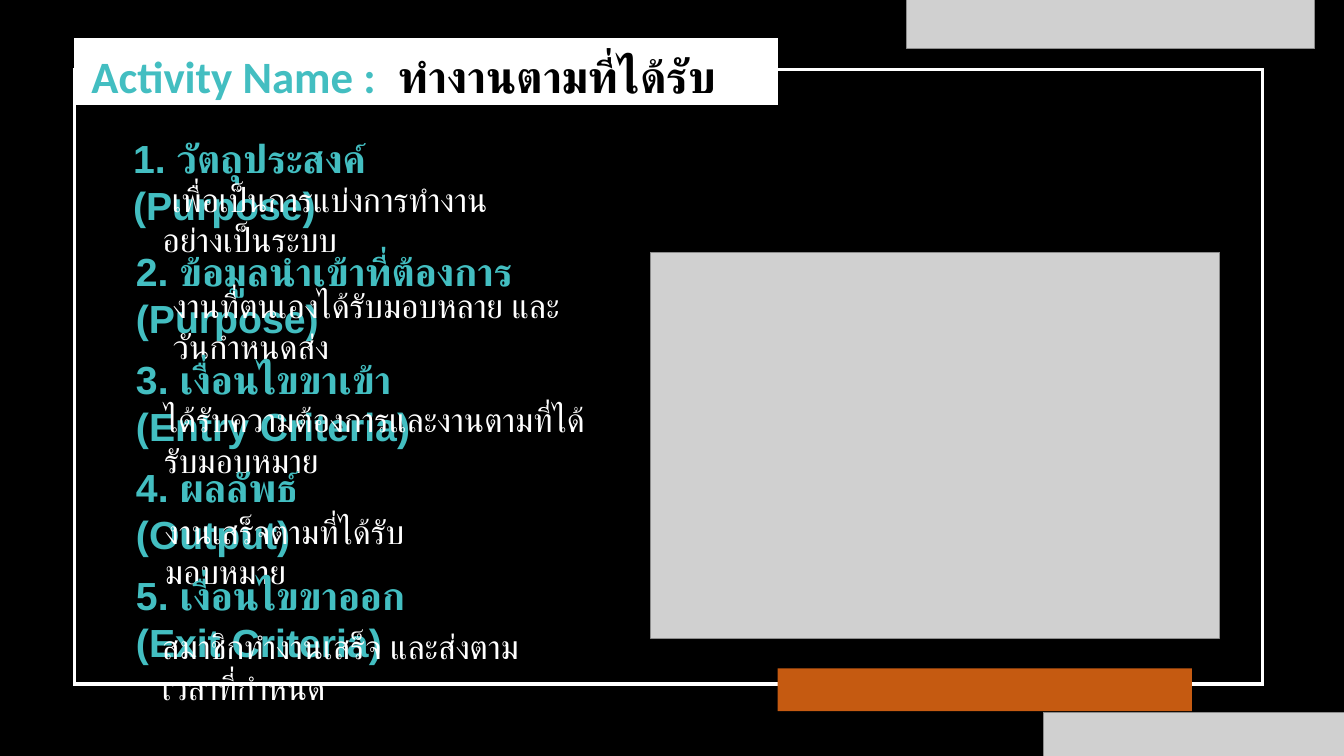
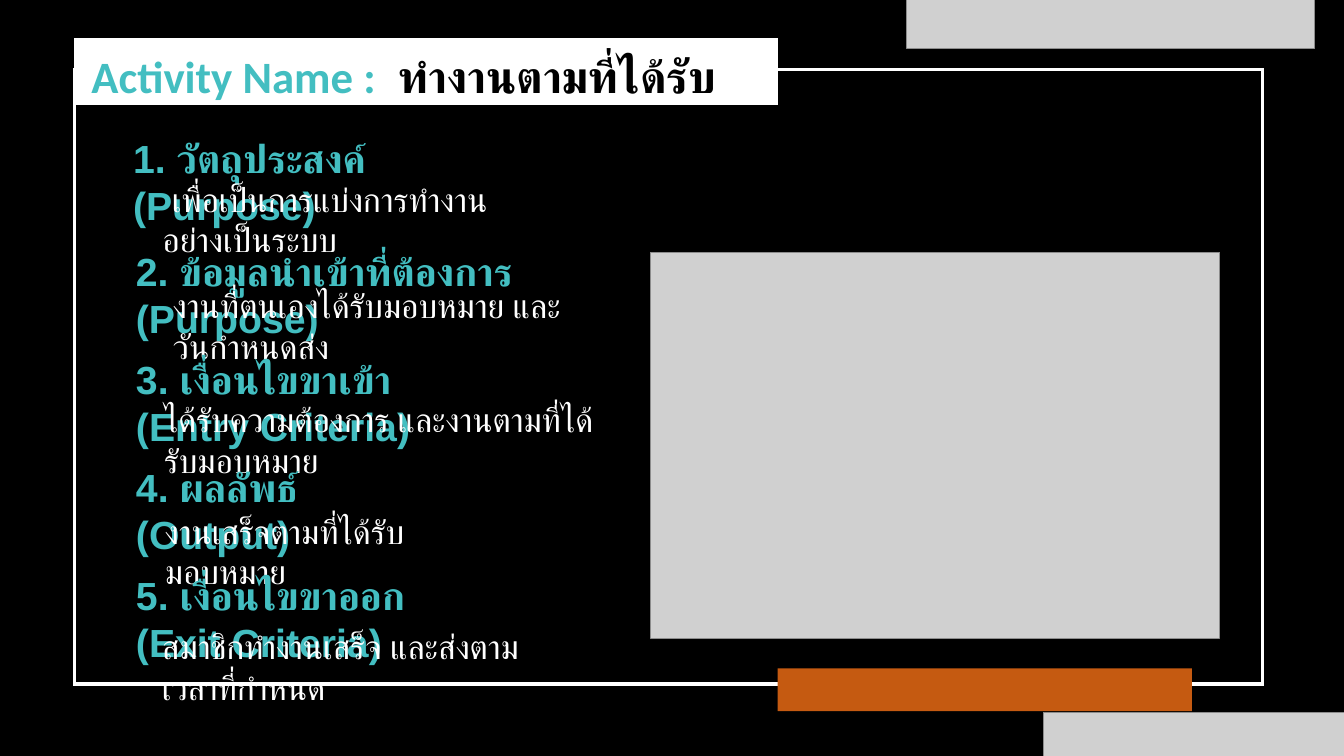
Before and after one commit to wirat0155/team4, a slide deck: slide 8 of แผนกลยุทธ์/V.1.3.1 [2021-07-17] แผนกลยุทธ์การพัฒนาซอฟต์แวร์.pptx. Drawn at 1344x756 pixels with LibreOffice and Linux fonts; fonts in the diff are those of the drawing; grey boxes stand for pictures. Boxes give left, top, right and bottom in pixels: in the first picture for what was removed or moved away, otherwise in the second. Text is boxed around its words. In the diff, an @@ line names an element or a change of style, - is before the commit and + after.

```diff
--- a/แผนกลยุทธ์/V.1.3.1 [2021-07-17] แผนกลยุทธ์การพัฒนาซอฟต์แวร์.pptx
+++ b/แผนกลยุทธ์/V.1.3.1 [2021-07-17] แผนกลยุทธ์การพัฒนาซอฟต์แวร์.pptx
@@ text at box(173, 292, 504, 368): text changed @@
-งานที่ตนเองได้รับมอบหลาย และวันกำหนดส่ง
+งานที่ตนเองได้รับมอบหมาย และวันกำหนดส่ง
@@ text at box(164, 407, 594, 482): spaces changed @@
-ได้รับความต้องการและงานตามที่ได้รับมอบหมาย
+ได้รับความต้องการ และงานตามที่ได้รับมอบหมาย
```
Also in this commit, not shown: 13 other slides changed, 2 other files.
